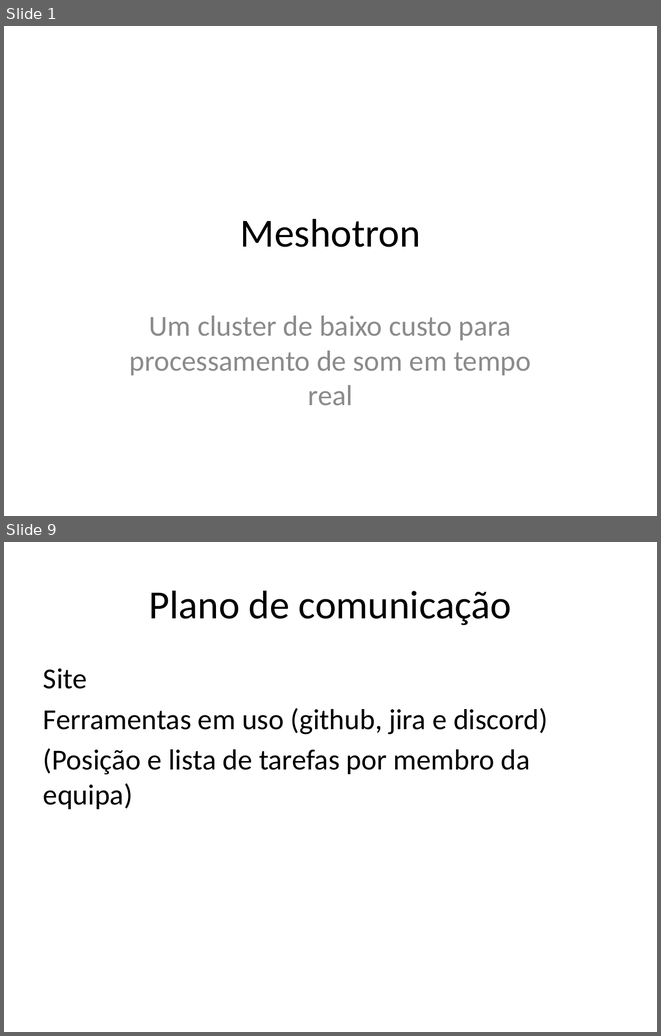
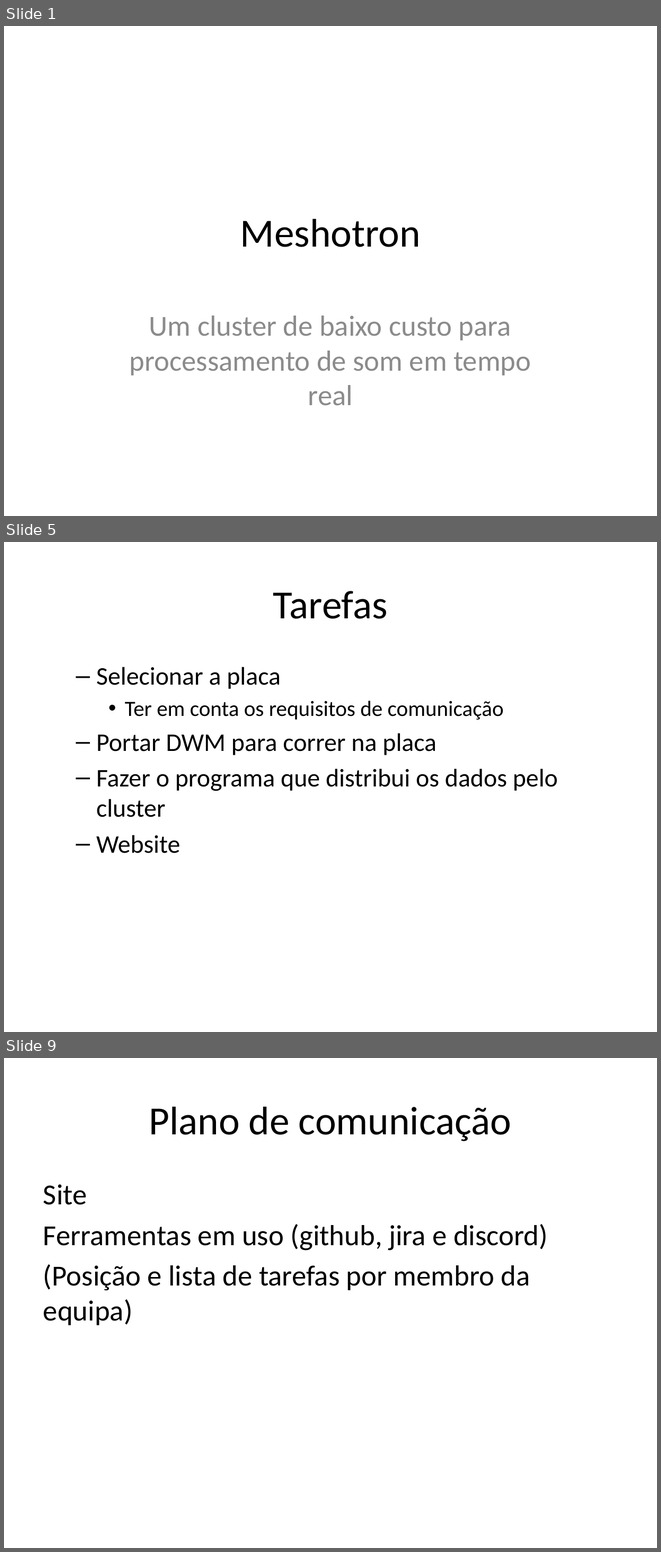
Before and after one commit to Meshotron2/comunication, a slide deck: m1-presentation/presentation.pptx. Shown one above the other, each under a label of ours: slides 1 and 9 before the commit, slides 1, 5 and 9 after it; the slides between them are not shown. The pictures are 661x1036 and 661x1552 pixels, drawn with LibreOffice and Linux fonts; fonts in the diff are those of the drawing. Boxes give left, top, right and bottom in pixels: in the first picture for what was removed or moved away, otherwise in the second. Text is boxed around its words. In the diff, an @@ line names an element or a change of style, - is before the commit and + after.

Commit message:
[CLUSTER-16] M2 presentation outline

```diff
--- a/m1-presentation/presentation.pptx
+++ b/m1-presentation/presentation.pptx
@@ slide 5 added at box(4, 542, 657, 1032), background #FFFFFF @@
@@ title added at box(273, 591, 388, 619), 44 pt, text #000000 @@
+Tarefas
@@ text added at box(96, 667, 558, 853), 28 pt, text #000000 @@
+  – Selecionar a placa
+    • Ter em conta os requisitos de comunicação
+  – Portar DWM para correr na placa
+  – Fazer o programa que distribui os dados pelo cluster
+  – Website
```
Also in this commit, not shown: 4 slides changed, 3 other slides added, 4 slides removed, 2 other files.
